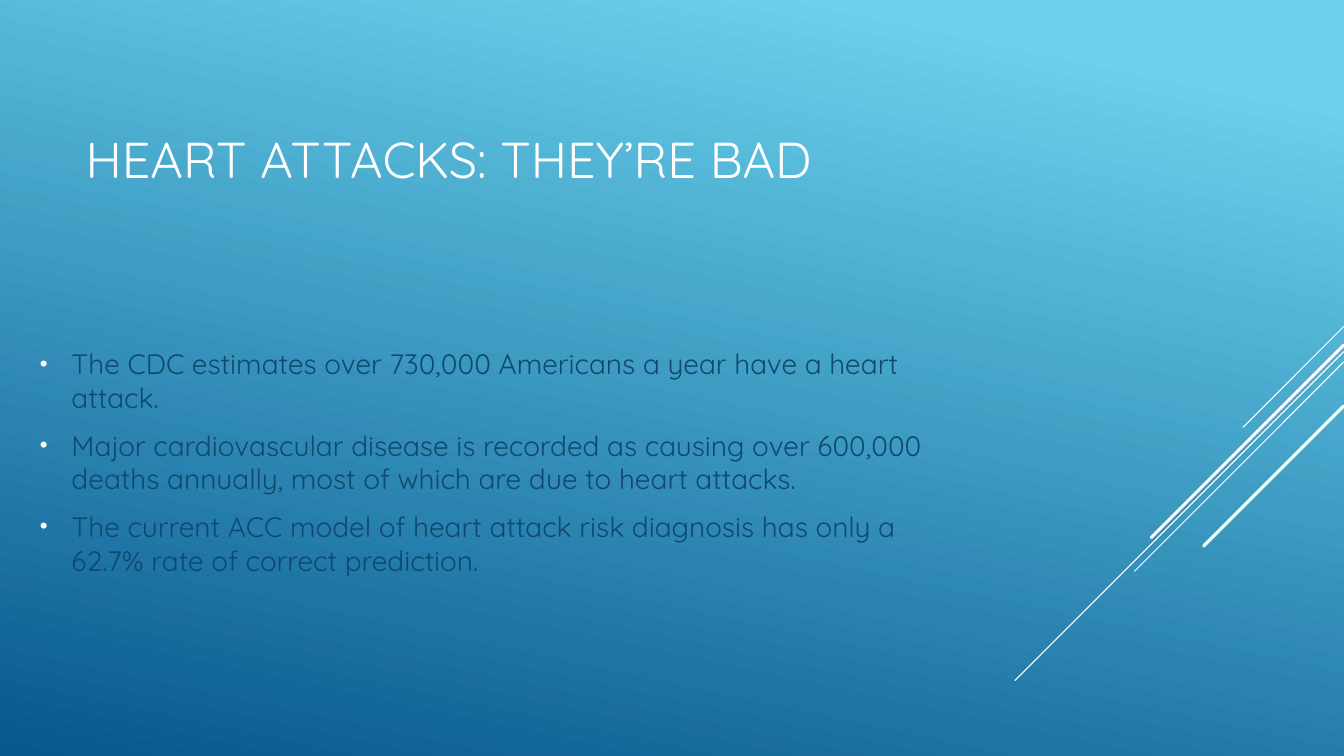
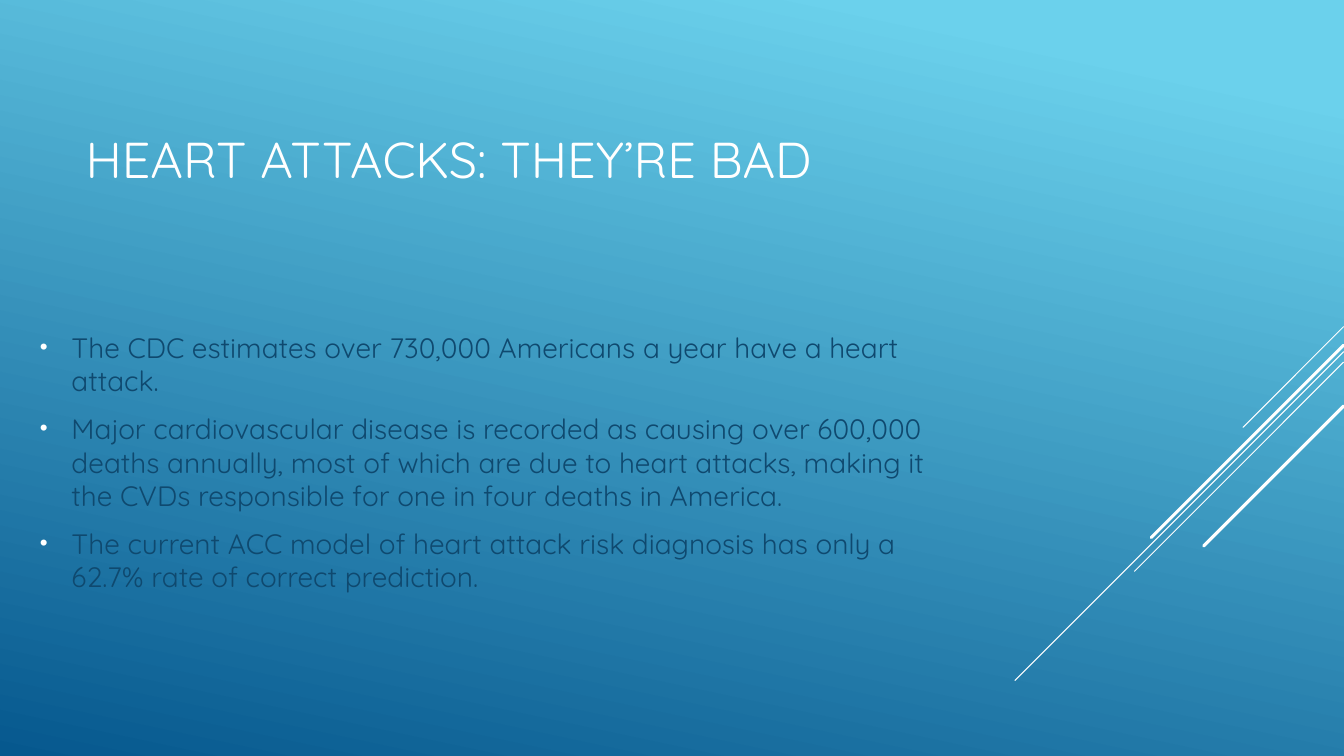
Before and after one commit to jeffreybailey24/Coursera-Notebooks, a slide deck: slide 3 of Preproposal presentation.pptx. Drawn at 1344x756 pixels with LibreOffice and Linux fonts; fonts in the diff are those of the drawing. Boxes give left, top, right and bottom in pixels: in the first picture for what was removed or moved away, otherwise in the second. Text is boxed around its words. In the diff, an @@ line names an element or a change of style, - is before the commit and + after.

```diff
--- a/Preproposal presentation.pptx
+++ b/Preproposal presentation.pptx
@@ text at (71, 418, 923, 511): text changed @@
-• Major cardiovascular disease is recorded as causing over 600,000 deaths annually, most of which are due to heart attacks.
+• Major cardiovascular disease is recorded as causing over 600,000 deaths annually, most of which are due to heart attacks, making it the CVDs responsible for one in four deaths in America.
```
Also in this commit, not shown: 2 other slides changed.
